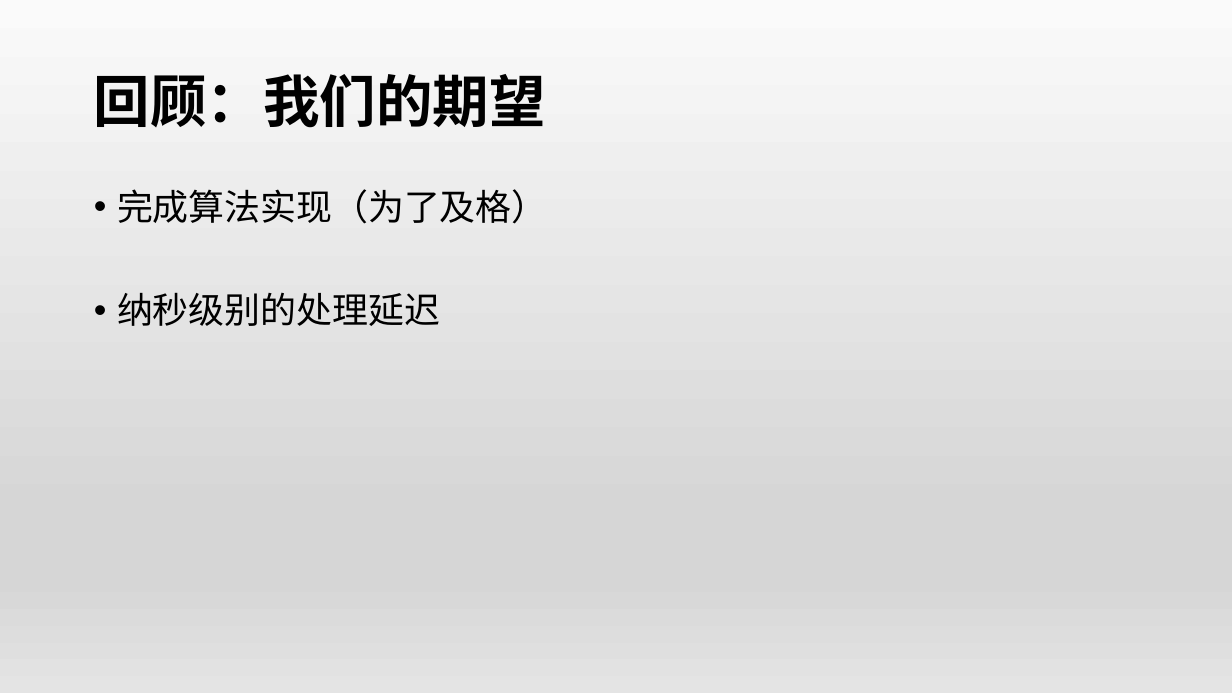
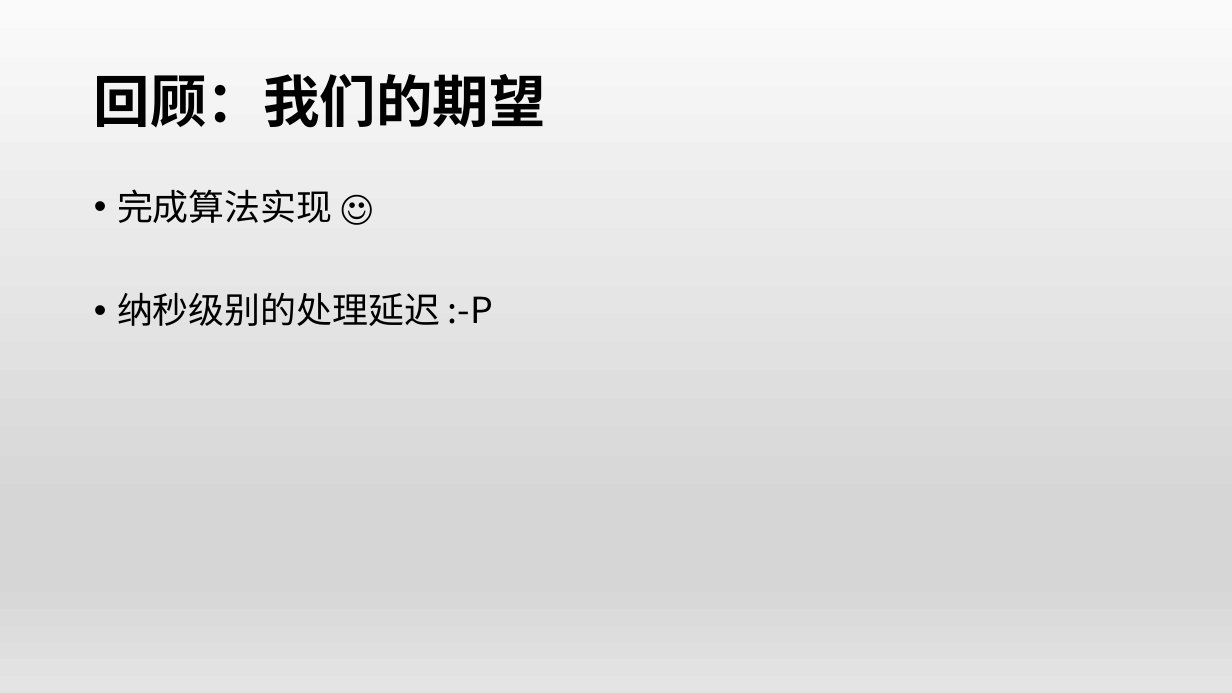
Before and after one commit to OSH-2019/x-monthly-subscription, a slide deck: slide 4 of docs/conclusion.pptx. Drawn at 1232x693 pixels with LibreOffice and Linux fonts; fonts in the diff are those of the drawing. Boxes give left, top, right and bottom in pixels: in the first picture for what was removed or moved away, otherwise in the second. Text is boxed around its words. In the diff, an @@ line names an element or a change of style, - is before the commit and + after.

```diff
--- a/docs/conclusion.pptx
+++ b/docs/conclusion.pptx
@@ text at (x1=117, y1=189, x2=493, y2=326): text changed @@
-• 完成算法实现（为了及格）
-• 纳秒级别的处理延迟
+• 完成算法实现 ☺
+• 纳秒级别的处理延迟 :-P
```
Also in this commit, not shown: 5 other slides changed, 30 slides added.
